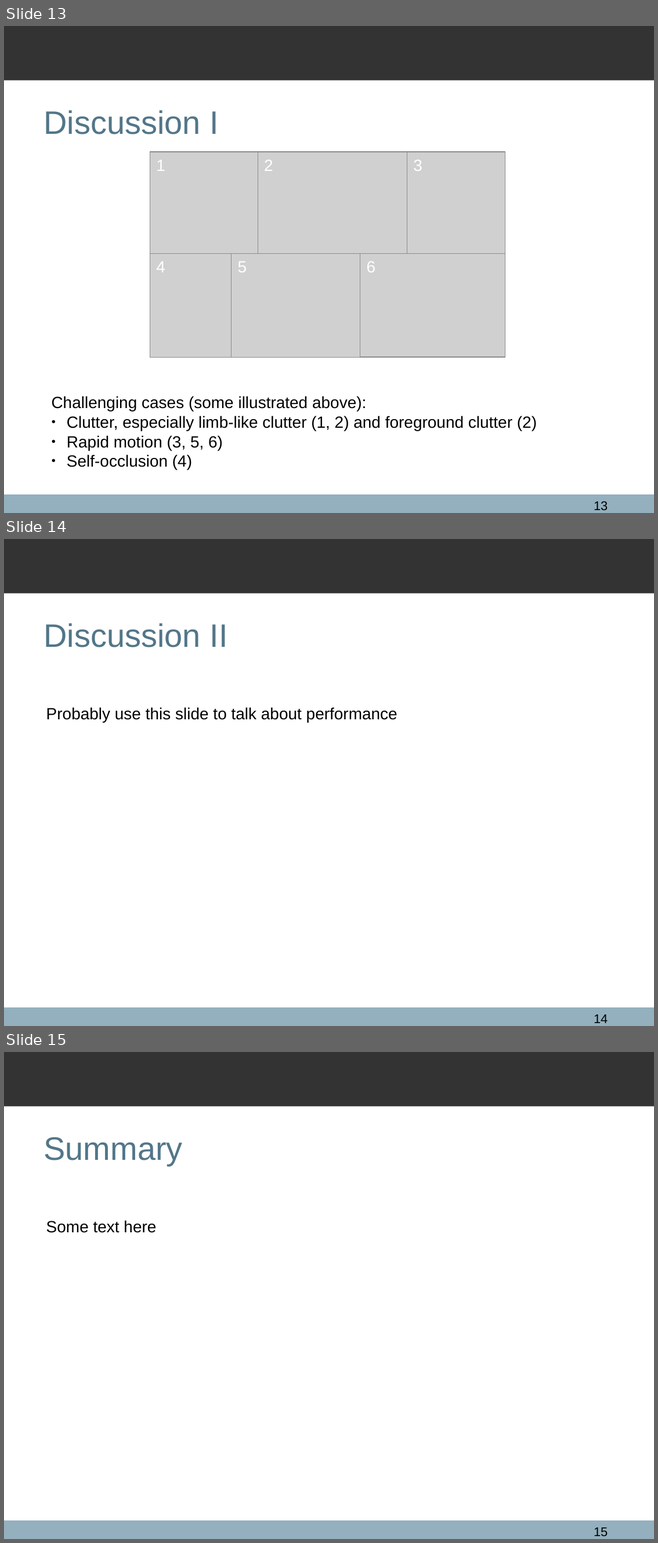
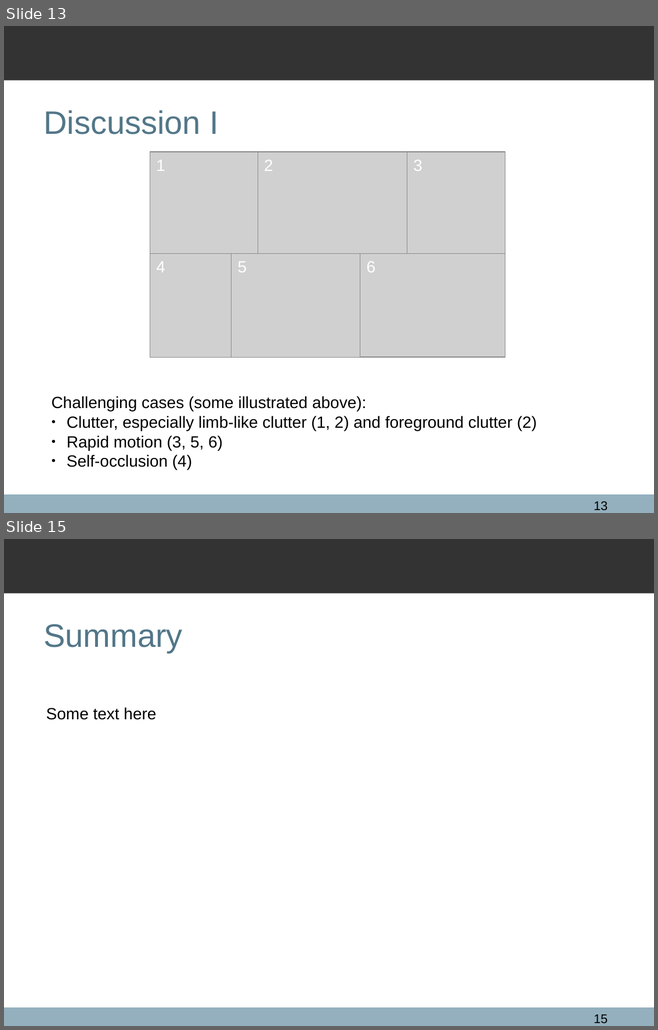
Before and after one commit to qxcv/comp2560, a slide deck: presentation/presentation.odp. Shown one above the other, each under a label of ours: slides 13, 14 and 15 before the commit, slides 13 and 15 after it; the slides between them are not shown. The pictures are 658x1543 and 658x1030 pixels, drawn with LibreOffice and Linux fonts; fonts in the diff are those of the drawing; grey boxes stand for pictures; background and template pictures are left out. Boxes give left, top, right and bottom in pixels: in the first picture for what was removed or moved away, otherwise in the second. Text is boxed around its words. In the diff, an @@ line names an element or a change of style, - is before the commit and + after.

Commit message:
Performance discussion

```diff
--- a/presentation/presentation.odp
+++ b/presentation/presentation.odp
@@ slide 14 removed at (4,539,654,1026), background #FFFFFF; not listed: 2 template elements that a slide beside it also shows @@
@@ title removed at (43,623,228,647) @@
-Discussion II
@@ text removed at (46,707,397,722) @@
-Probably use this slide to talk about performance
@@ page number removed at (593,1015,607,1023) @@
-14
```
Also in this commit, not shown: 1 slide changed, 2 slides added, 1 other slide removed.
